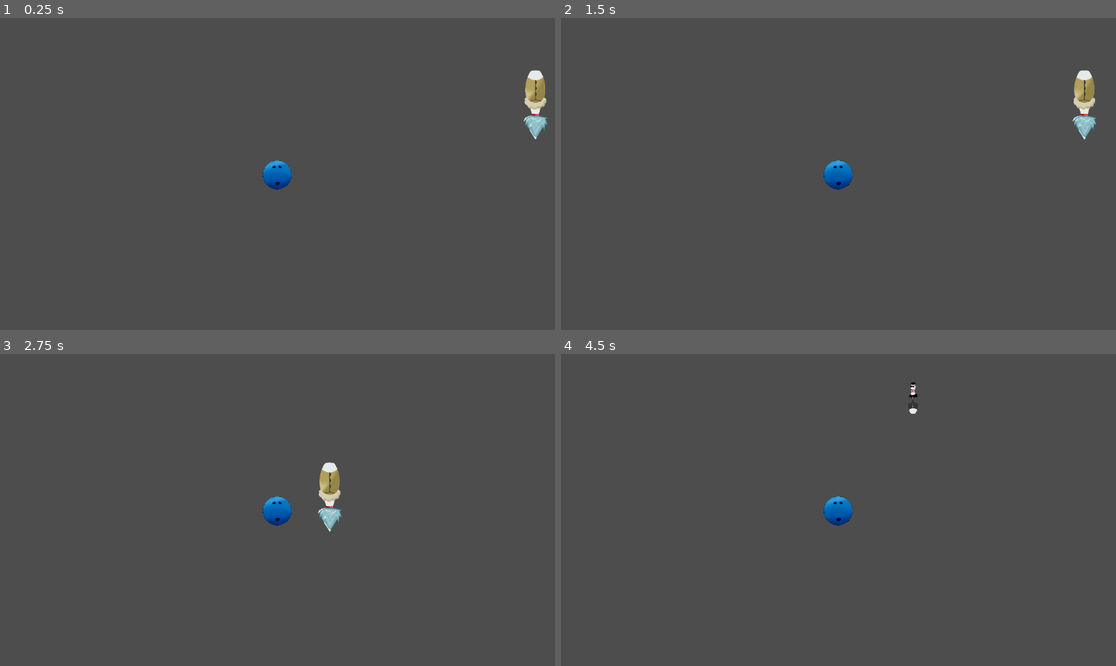
Above: before the commit, frames 1-4 (two rows, left to right).
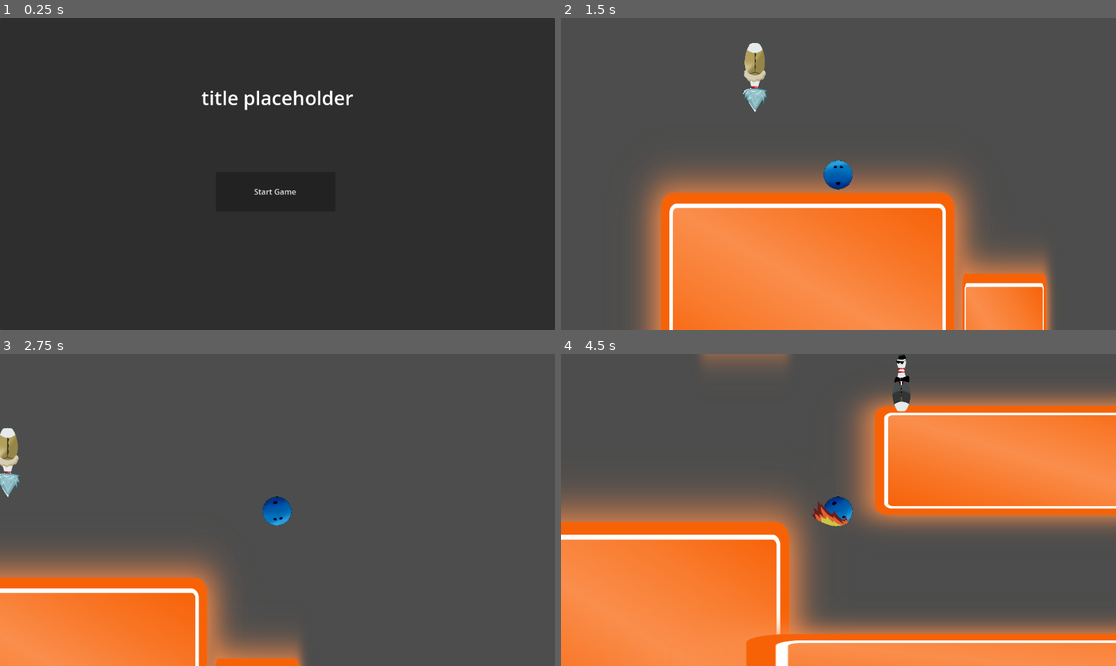
Above: after the commit, the same moments.

Repository: untitledfish/BowlingGame
Game: Godot game, scene res://Scenes/UI/Menu.tscn
Same seed, same stepped clock (60 frames per second), same inputs: the game is played once before the commit and once after it. Before the commit the project starts from res://Scenes/Maps/level__1.tscn.
Inputs (mouse positions are in pixels of both pictures, inside the frame that each line leads up to):
- Up to frame 1 (0.25 s): no input
- Up to frame 2 (1.5 s): click (838, 192) at 0.5 s, where only the run after the commit has a clickable "Start Game"; click (672, 133) at 1.25 s, where only the run after the commit has a clickable "Level 1"
- Up to frame 3 (2.75 s): hold Right (ui_right) from 2.03 s (still down); hold Ctrl from 2.03 s (still down); tap Space at 2.27, 2.3, 2.57 s
- Up to frame 4 (4.5 s): release Ctrl at 2.78 s; tap Space at 2.85, 3.02, 3.32, 3.8 s; tap Ctrl at 3.05, 4.35 s; release Right (ui_right) at 3.53 s; hold Left (ui_left) 3.53-4.28 s; hold Shift (Run) 3.53-4.28 s; hold Right (ui_right) from 4.28 s (still down)

The runs differ from the first frame. In frame 1, 100% of the frame differs, in the area x 0-100%, y 0-100%; in frame 2, 36%; in frame 3, 18%; in frame 4, 55%.

Commit message:
Added sprites for dash and doubjump

Diff:
--- a/Scenes/Characters/Enemies/Grunt1.tscn
+++ b/Scenes/Characters/Enemies/Grunt1.tscn
@@ -4,7 +4,7 @@
 [ext_resource type="Texture2D" uid="uid://bd2shfrtguup" path="res://Sprites/Characters/BasicEnemies/Grunt1.png" id="2_yvjh5"]
 
 [sub_resource type="RectangleShape2D" id="RectangleShape2D_jddhb"]
-size = Vector2(42.25, 64.25)
+size = Vector2(86.125, 123.125)
 
 [sub_resource type="CircleShape2D" id="CircleShape2D_bcbeo"]
 radius = 310.161
@@ -18,12 +18,10 @@
 script = ExtResource("1_fpi5k")
 
 [node name="Sprite2D" type="Sprite2D" parent="CharacterBody2D"]
-position = Vector2(-1.13687e-13, 2.84217e-14)
-scale = Vector2(0.0505335, 0.0505335)
+scale = Vector2(0.0906822, 0.0906822)
 texture = ExtResource("2_yvjh5")
 
 [node name="CollisionShape2D" type="CollisionShape2D" parent="CharacterBody2D"]
-position = Vector2(0.125, -0.125)
 shape = SubResource("RectangleShape2D_jddhb")
 
 [node name="DetectionRange" type="Area2D" parent="CharacterBody2D"]
--- a/Scenes/Characters/Player/MainCharacter.tscn
+++ b/Scenes/Characters/Player/MainCharacter.tscn
@@ -1,7 +1,10 @@
-[gd_scene load_steps=4 format=3 uid="uid://cdanb0gsgn06m"]
+[gd_scene load_steps=7 format=3 uid="uid://cdanb0gsgn06m"]
 
 [ext_resource type="Script" path="res://Scripts/Characters/MainCharacter.gd" id="1_qurkh"]
 [ext_resource type="Texture2D" uid="uid://bgf2n0ol2e4j5" path="res://Sprites/Characters/MainCharacter/PlayerBase.png" id="2_tyxfi"]
+[ext_resource type="Texture2D" uid="uid://b30x5qdintqwd" path="res://Sprites/Characters/MainCharacter/GroundDash.png" id="3_njpfg"]
+[ext_resource type="Texture2D" uid="uid://ily6q5wh3e8e" path="res://Sprites/Characters/MainCharacter/AirDash.png" id="4_iwoc4"]
+[ext_resource type="Texture2D" uid="uid://bxy23eqj1xko7" path="res://Sprites/Characters/MainCharacter/DoubleJump.png" id="5_j3a5y"]
 
 [sub_resource type="CircleShape2D" id="CircleShape2D_4d8f1"]
 radius = 31.0483
@@ -26,4 +29,24 @@
 [node name="Camera2D" type="Camera2D" parent="CharacterBody2D"]
 position = Vector2(1, -2)
 
+[node name="GroundDashEffect" type="Sprite2D" parent="CharacterBody2D"]
+visible = false
+position = Vector2(1, -2)
+scale = Vector2(0.0710366, 0.0710366)
+texture = ExtResource("3_njpfg")
+offset = Vector2(-70.3863, -126.695)
+
+[node name="AirDashEffect" type="Sprite2D" parent="CharacterBody2D"]
+visible = false
+position = Vector2(1, -1)
+scale = Vector2(0.05, 0.059)
+texture = ExtResource("4_iwoc4")
+offset = Vector2(10, -14.153)
+
+[node name="JumpEffect" type="Sprite2D" parent="CharacterBody2D"]
+visible = false
+position = Vector2(2, -28)
+scale = Vector2(0.107927, 0.107927)
+texture = ExtResource("5_j3a5y")
+
 [connection signal="timeout" from="CharacterBody2D/DashCD" to="CharacterBody2D" method="_on_dash_cd_timeout"]
--- a/Scenes/Maps/level__1.tscn
+++ b/Scenes/Maps/level__1.tscn
@@ -1,5 +1,6 @@
-[gd_scene load_steps=26 format=3 uid="uid://dmcra16h1cd76"]
-
+[gd_scene load_steps=27 format=3 uid="uid://dmcra16h1cd76"]
+
+[ext_resource type="Texture2D" uid="uid://crmwxxewbf3ww" path="res://Sprites/Maps/neon-orange-rectangle-banner-neon-rectangle-png-2371563313.png" id="1_ssyg4"]
 [ext_resource type="PackedScene" uid="uid://d34ota2o1pl6b" path="res://Scenes/Characters/Enemies/pincicle.tscn" id="2_03bh5"]
 [ext_resource type="PackedScene" uid="uid://cdanb0gsgn06m" path="res://Scenes/Characters/Player/MainCharacter.tscn" id="2_5nhqk"]
 [ext_resource type="PackedScene" uid="uid://bf08d2iyvt7nk" path="res://Scenes/Characters/Enemies/Grunt1.tscn" id="3_xbclb"]
@@ -73,7 +74,7 @@
 [node name="Level 1" type="Node2D"]
 
 [node name="StaticBody2D" type="StaticBody2D" parent="."]
-position = Vector2(16, 123)
+position = Vector2(15, 123)
 scale = Vector2(58.7997, 252.332)
 constant_linear_velocity = Vector2(20, 20)
 
@@ -83,11 +84,9 @@
 shape = SubResource("RectangleShape2D_dksi4")
 
 [node name="Sprite2D" type="Sprite2D" parent="StaticBody2D"]
-position = Vector2(4.07738, 4.27512)
-scale = Vector2(-0.0724183, -0.0210654)
-
-[node name="MainCharacter" parent="." instance=ExtResource("2_5nhqk")]
-position = Vector2(258, 509)
+position = Vector2(3.06124, 2.48482)
+scale = Vector2(-0.00834534, -0.00242753)
+texture = ExtResource("1_ssyg4")
 
 [node name="StaticBody2D2" type="StaticBody2D" parent="."]
 position = Vector2(-6, 0)
@@ -97,8 +96,9 @@
 shape = SubResource("RectangleShape2D_ue8i4")
 
 [node name="Sprite2D" type="Sprite2D" parent="StaticBody2D2"]
-position = Vector2(609, 905)
-scale = Vector2(1.44262, 1.32636)
+position = Vector2(609, 893)
+scale = Vector2(0.140433, 0.532843)
+texture = ExtResource("1_ssyg4")
 
 [node name="StaticBody2D3" type="StaticBody2D" parent="."]
 position = Vector2(840, 420)
@@ -108,8 +108,9 @@
 shape = SubResource("RectangleShape2D_dhhrr")
 
 [node name="Sprite2D" type="Sprite2D" parent="StaticBody2D3"]
-position = Vector2(-234, 1147)
-scale = Vector2(1.48566, 1.14697)
+position = Vector2(372, 882.165)
+scale = Vector2(0.547065, 0.363093)
+texture = ExtResource("1_ssyg4")
 
 [node name="StaticBody2D4" type="StaticBody2D" parent="."]
 
@@ -118,8 +119,9 @@
 shape = SubResource("RectangleShape2D_xbt3f")
 
 [node name="Sprite2D" type="Sprite2D" parent="StaticBody2D4"]
-position = Vector2(989, 450.469)
-scale = Vector2(1.7541, 2.37212)
+position = Vector2(370, 1650)
+scale = Vector2(0.523647, 0.708143)
+texture = ExtResource("1_ssyg4")
 
 [node name="StaticBody2D5" type="StaticBody2D" parent="."]
 position = Vector2(217, 338)
@@ -129,8 +131,9 @@
 shape = SubResource("RectangleShape2D_gkru3")
 
 [node name="Sprite2D" type="Sprite2D" parent="StaticBody2D5"]
-position = Vector2(970, 637)
-scale = Vector2(1.47131, 2.02406)
+position = Vector2(1459, 1434)
+scale = Vector2(1.7251, 0.351356)
+texture = ExtResource("1_ssyg4")
 
 [node name="StaticBody2D6" type="StaticBody2D" parent="."]
 
@@ -300,7 +303,10 @@
 scale = Vector2(1, 9.83264)
 
 [node name="Pincicle" parent="." instance=ExtResource("2_03bh5")]
-position = Vector2(793, 299)
+position = Vector2(85, 312)
 
 [node name="Grunt1" parent="." instance=ExtResource("3_xbclb")]
-position = Vector2(990, 1169)
+position = Vector2(991, 1142)
+
+[node name="MainCharacter" parent="." instance=ExtResource("2_5nhqk")]
+position = Vector2(259, 508)
--- a/Scripts/Characters/MainCharacter.gd
+++ b/Scripts/Characters/MainCharacter.gd
@@ -19,6 +19,12 @@
 var dash_unlocked = true
 var djump_unlocked = true
 
+@onready var sprite = $BallSprite
+@export var roll_multiplier = 0.01
+@onready var ground_dash_effect = $GroundDashEffect
+@onready var air_dash_effect = $AirDashEffect
+@onready var jump_effect = $JumpEffect
+
 #State variables
 var dashing = false
 
@@ -29,6 +35,9 @@
 func _physics_process(delta: float) -> void:
 	#Move left and right. If Shift is held, move faster
 	var move_input = Input.get_axis("ui_left", "ui_right")
+	var input_vector = Vector2(
+		Input.get_action_strength("ui_right") - Input.get_action_strength("ui_left"),
+		Input.get_action_strength("ui_down") - Input.get_action_strength("ui_up")).normalized()
 	if move_input and Input.is_action_pressed("Run") and dashing == false:
 		velocity.x = move_input * run_speed
 	elif move_input and dashing == false:
@@ -39,9 +48,20 @@
 	#Floor check
 	if not is_on_floor():
 		velocity += get_gravity() * delta
+		if velocity.length() > 0 && Input.is_action_pressed("ui_left"):
+			var rotation_amount = velocity.length() * delta * (roll_multiplier / 3)
+			sprite.rotation -= rotation_amount
+		else:
+			var rotation_amount = velocity.length() * delta * (roll_multiplier / 3)
+			sprite.rotation += rotation_amount
 	else:
 		jump_curr = 0
-
+		if velocity.length() > 0 && Input.is_action_pressed("ui_left"):
+			var rotation_amount = velocity.length() * delta * roll_multiplier
+			sprite.rotation -= rotation_amount
+		else:
+			var rotation_amount = velocity.length() * delta * roll_multiplier
+			sprite.rotation += rotation_amount
 
 # Jumping (Space)
 	if Input.is_key_pressed(KEY_SPACE) and can_jump:
@@ -53,6 +73,9 @@
 			can_jump = true
 		elif jump_curr < jump_cap and djump_unlocked:
 			velocity.y = jump_height
+			jump_effect.visible = true
+			await get_tree().create_timer(0.05).timeout
+			jump_effect.visible = false
 			jump_curr += 1
 			can_jump = false
 			await get_tree().create_timer(0.5).timeout
@@ -68,9 +91,18 @@
 		dashing = true
 		velocity.x = dash_speed * last_input
 		velocity.y = -9.8
+		ground_dash_effect.flip_h = velocity.x < 0
+		air_dash_effect.flip_h = velocity.x < 0
+
+		if is_on_floor():
+			ground_dash_effect.visible = true
+		else:
+			air_dash_effect.visible = true
 		await get_tree().create_timer(0.15).timeout
 		can_dash = false
 		dashing = false
+		ground_dash_effect.visible = false
+		air_dash_effect.visible = false
 		$DashCD.start()
 
 	move_and_slide()
--- a/Scripts/Menu/Start.gd
+++ b/Scripts/Menu/Start.gd
@@ -1,4 +1,4 @@
 extends Button
 
 func _on_pressed() -> void:
-	get_tree().change_scene_to_file("res://Scenes/LevelSelect.tscn")
+	get_tree().change_scene_to_file("res://Scenes/UI/LevelSelect.tscn")
--- a/project.godot
+++ b/project.godot
@@ -11,7 +11,7 @@
 [application]
 
 config/name="Bowling"
-run/main_scene="res://Scenes/Maps/level__1.tscn"
+run/main_scene="res://Scenes/UI/Menu.tscn"
 config/features=PackedStringArray("4.3", "GL Compatibility")
 config/icon="res://icon.svg"
 
Renamed: Scenes/LevelSelect.tscn -> Scenes/UI/LevelSelect.tscn
Renamed: Scenes/Menu.tscn -> Scenes/UI/Menu.tscn
Not shown: 1 places in Scenes/UI/placeholderui.tscn that only renumber resources
Binary file added: Sprites/Characters/MainCharacter/DoubleJump.png
Not shown, added: Sprites/Characters/MainCharacter/DoubleJump.png.import
